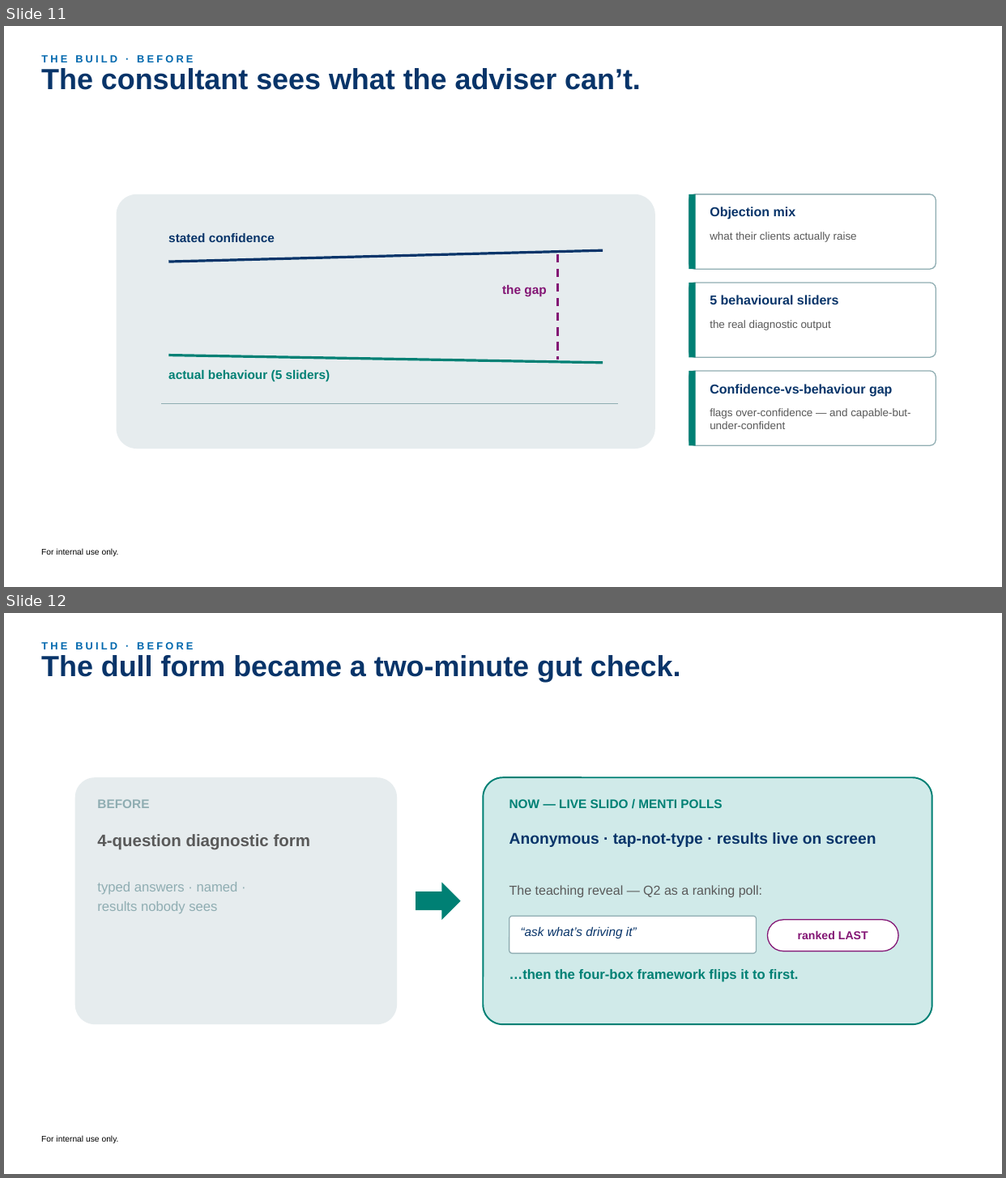
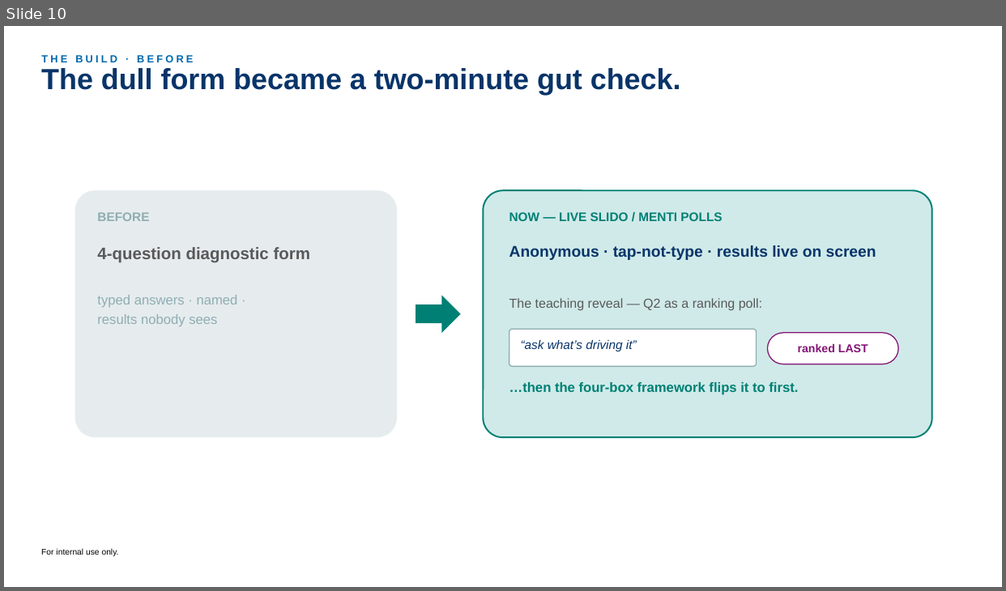
Before and after one commit to cheesin30/decisionframework, a slide deck: outputs/LTI_Learning_Experience_Capital_Learning.pptx. Shown one above the other, each under a label of ours: slides 11 and 12 before the commit, slide 10 after it. The pictures are 1006x1178 and 1006x591 pixels, drawn with LibreOffice and Linux fonts; fonts in the diff are those of the drawing. Boxes give left, top, right and bottom in pixels: in the first picture for what was removed or moved away, otherwise in the second. Text is boxed around its words. In the diff, an @@ line names an element or a change of style, - is before the commit and + after.

```diff
--- a/outputs/LTI_Learning_Experience_Capital_Learning.pptx
+++ b/outputs/LTI_Learning_Experience_Capital_Learning.pptx
@@ slide 11 removed at (4,26,1002,587), background #FFFFFF; not listed: 1 template element that a slide beside it also shows @@
@@ title removed at (41,68,641,90) @@
-The consultant sees what the adviser can’t.
@@ text removed at (41,55,193,62) @@
-THE BUILD · BEFORE
@@ rounded rectangle removed at (117,194,655,449) @@
@@ rounded rectangle removed at (689,194,936,269) @@
@@ rectangle removed at (689,194,696,269) @@
@@ text removed at (710,207,796,220) @@
-Objection mix
@@ text removed at (168,233,275,242) @@
-stated confidence
@@ text removed at (710,232,857,242) @@
-what their clients actually raise
@@ line removed from (168, 262) to (603, 250) @@
@@ line removed from (558, 254) to (558, 360) @@
@@ text removed at (502,285,546,297) @@
-the gap
@@ rounded rectangle removed at (689,283,936,357) @@
@@ rectangle removed at (689,283,696,357) @@
@@ text removed at (710,295,839,305) @@
-5 behavioural sliders
@@ text removed at (710,320,831,331) @@
-the real diagnostic output
@@ line removed from (168, 356) to (603, 363) @@
@@ text removed at (168,370,330,382) @@
-actual behaviour (5 sliders)
@@ rounded rectangle removed at (689,371,936,446) @@
@@ rectangle removed at (689,371,696,446) @@
@@ text removed at (710,384,892,397) @@
-Confidence-vs-behaviour gap
@@ line removed from (161, 404) to (618, 404) @@
@@ text removed at (710,408,910,429) @@
-flags over-confidence — and capable-but-under-confident
@@ what was slide 12 is now slide 10 @@
```
Also in this commit, not shown: 4 slides changed, 3 slides added, 3 other slides removed.
